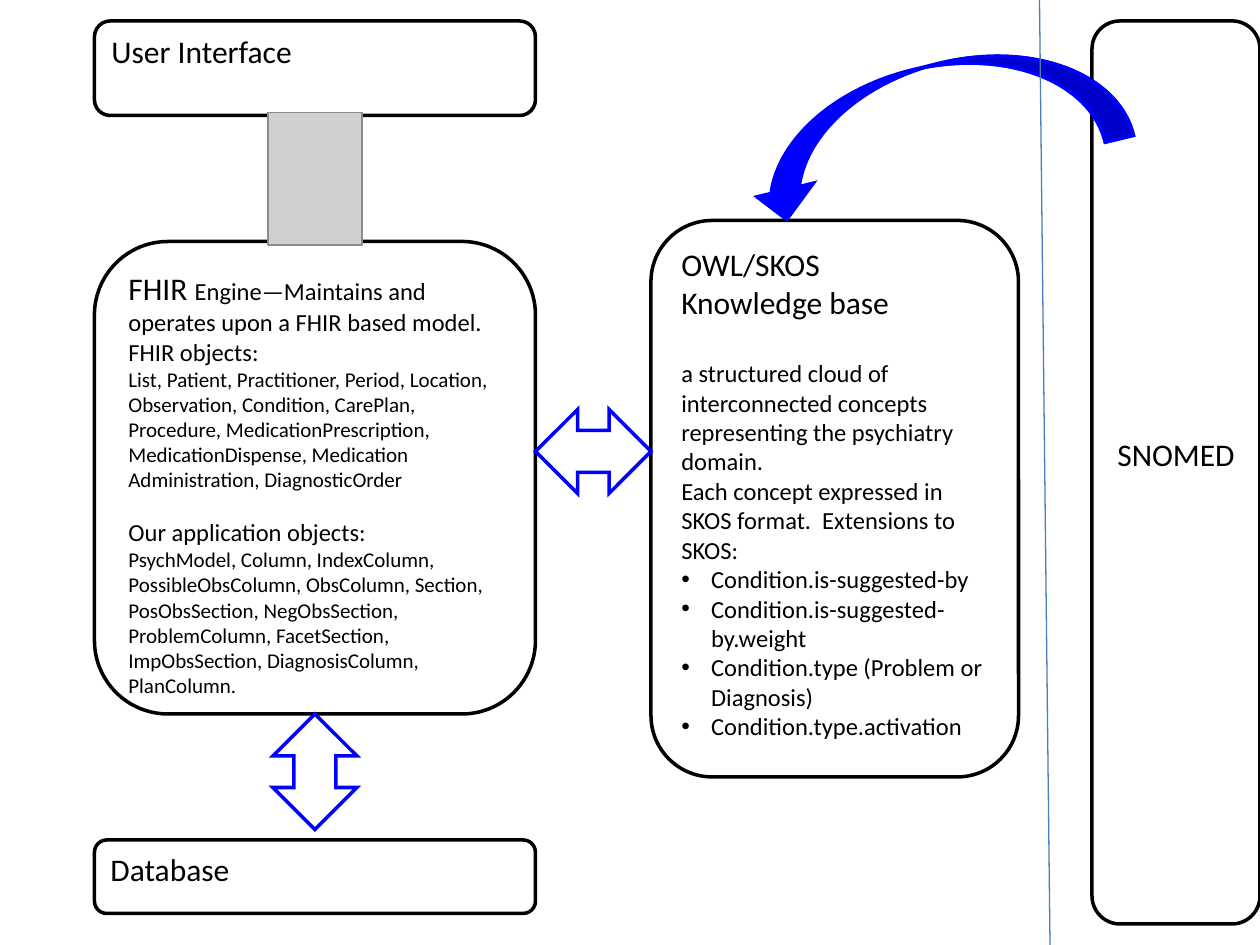
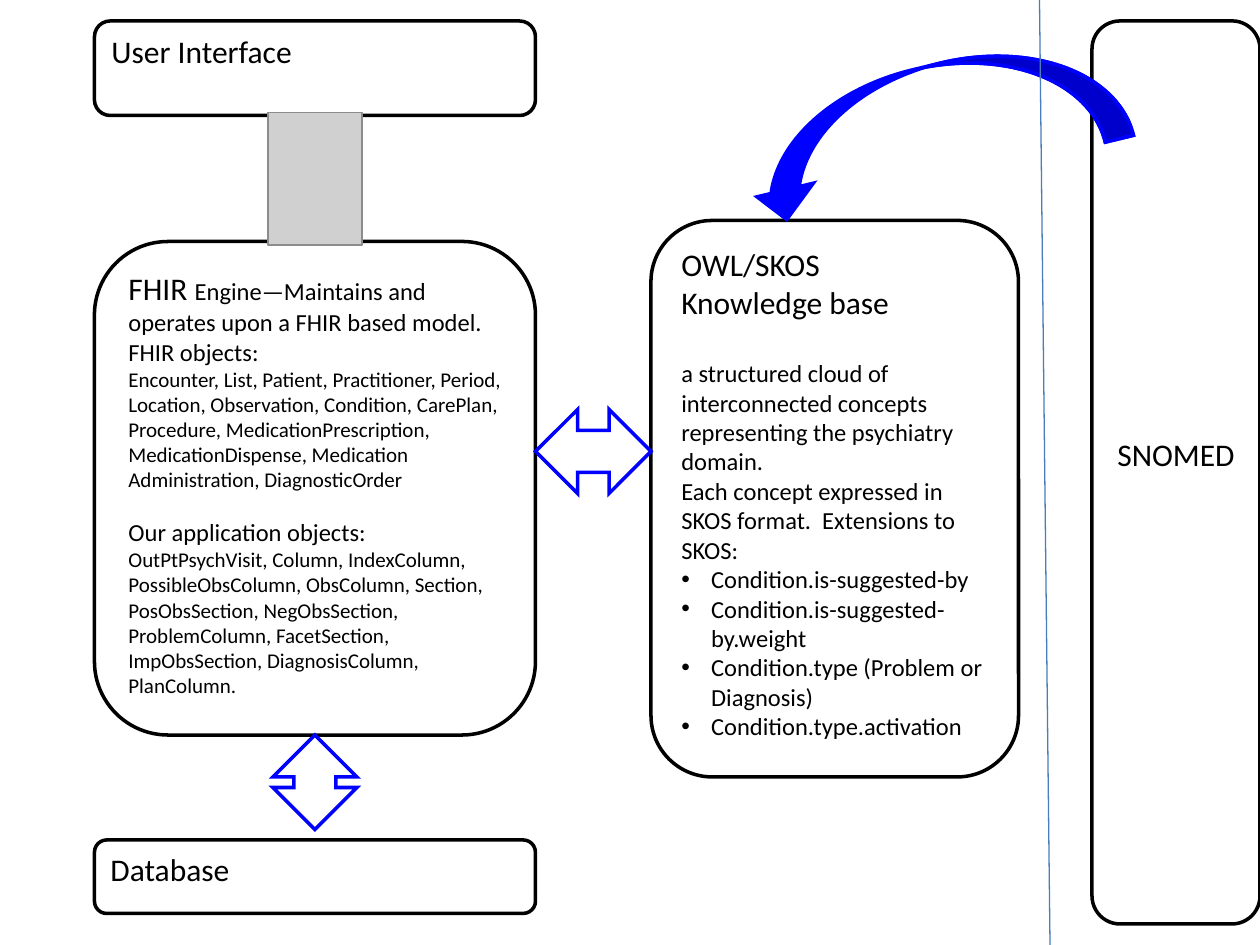
Before and after one commit to gitml/EHR-UI, a slide deck: slide 1 of Information Model Layout.ppt. Drawn at 1260x945 pixels with LibreOffice and Linux fonts; fonts in the diff are those of the drawing; grey boxes stand for pictures. Boxes give left, top, right and bottom in pixels: in the first picture for what was removed or moved away, otherwise in the second. Text is boxed around its words. In the diff, an @@ line names an element or a change of style, - is before the commit and + after.

```diff
--- a/Information Model Layout.ppt
+++ b/Information Model Layout.ppt
@@ freeform shape "FHIR Engine—Maintains and operates upon ...": place and size @@
-freeform shape "FHIR Engine—Maintains and operates upon ..." at bbox=[94, 242, 536, 714]
+freeform shape "FHIR Engine—Maintains and operates upon ..." at bbox=[94, 242, 536, 736]
@@ text in freeform shape at bbox=[128, 372, 500, 491]: text changed @@
-List, Patient, Practitioner, Period, Location, Observation, Condition, CarePlan, Procedure, MedicationPrescription, MedicationDispense, Medication Administration, DiagnosticOrder
+Encounter, List, Patient, Practitioner, Period, Location, Observation, Condition, CarePlan, Procedure, MedicationPrescription, MedicationDispense, Medication Administration, DiagnosticOrder
@@ text in freeform shape at bbox=[128, 552, 483, 693]: text changed @@
-PsychModel, Column, IndexColumn, PossibleObsColumn, ObsColumn, Section, PosObsSection, NegObsSection, ProblemColumn, FacetSection, ImpObsSection, DiagnosisColumn, PlanColumn.
+OutPtPsychVisit, Column, IndexColumn, PossibleObsColumn, ObsColumn, Section, PosObsSection, NegObsSection, ProblemColumn, FacetSection, ImpObsSection, DiagnosisColumn, PlanColumn.
@@ up down arrow: place and size @@
-up down arrow at bbox=[273, 714, 358, 830]
+up down arrow at bbox=[273, 735, 358, 829]
```
Also in this commit, not shown: 1 other slide changed, 3 slides added, 5 other files.
